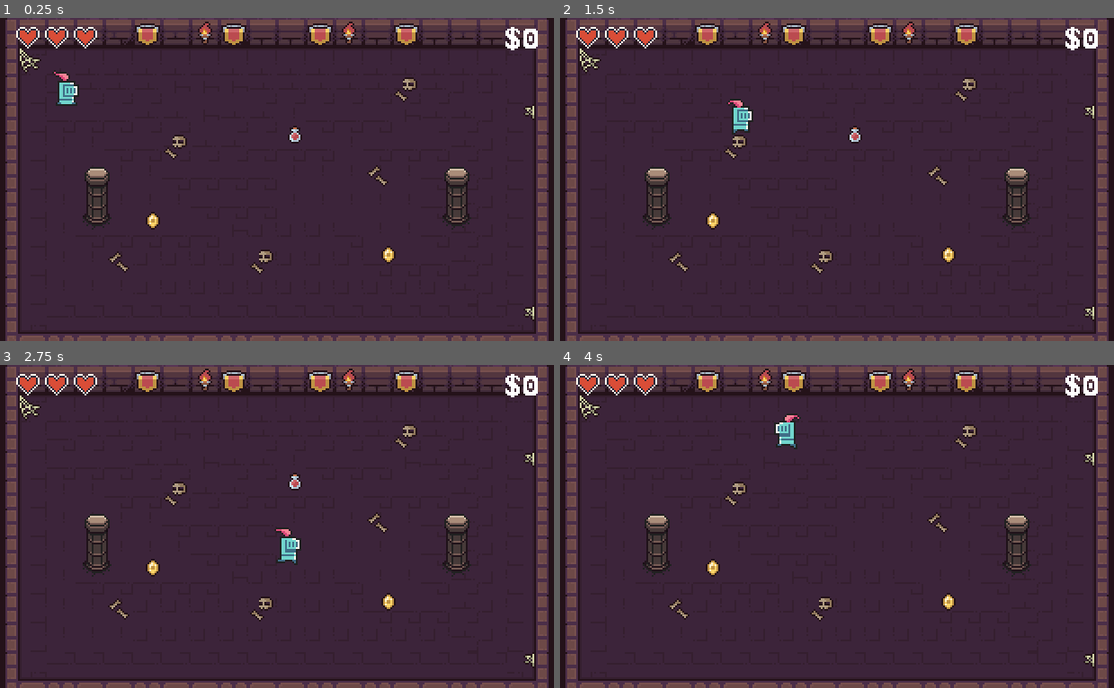
Above: before the commit, frames 1-4 (two rows, left to right).
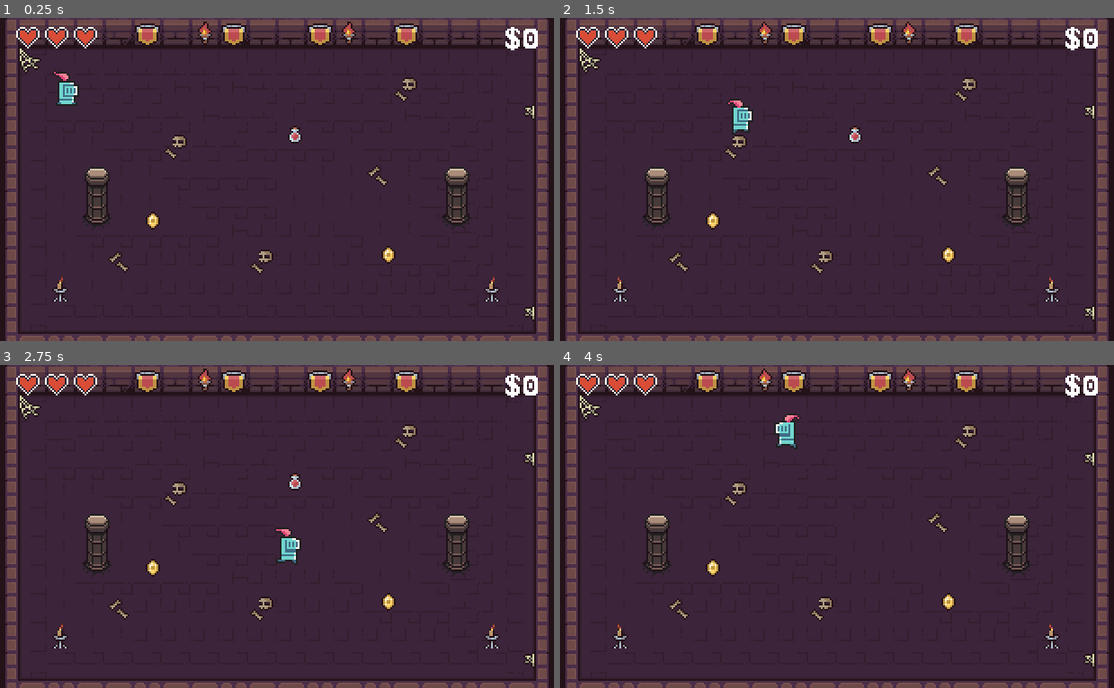
Above: after the commit, the same moments.

Repository: eleniums/dungeon-crawler
Game: Godot game, scene res://levels/sandbox/Sandbox.tscn
Two runs of this game, one before a commit and one after it. Both use one fixed random seed, a clock stepped at 60 frames per second and the inputs below.
Inputs:
- Up to frame 1 (0.25 s): no input
- Up to frame 2 (1.5 s): hold Right (ui_right) 0.53-1.28 s; hold Down (ui_down) from 1.28 s (still down)
- Up to frame 3 (2.75 s): release Down (ui_down) at 2.03 s; hold Right (ui_right) from 2.03 s (still down)
- Up to frame 4 (4 s): release Right (ui_right) at 2.78 s; hold Up (ui_up) 2.78-3.53 s; hold Left (ui_left) from 3.53 s (still down)

The runs differ from the first frame. In frame 1, 0.3% of the frame differs, in the area x 9-91%, y 1-88%; in frame 2, 0.3%; in frame 3, 0.3%; in frame 4, 0.3%.

Commit message:
Add brazier and fix z index again

Diff:
--- /dev/null
+++ b/doodads/brazier/Brazier.tscn
@@ -0,0 +1,41 @@
+[gd_scene load_steps=8 format=2]
+
+[ext_resource path="res://assets/doodads.png" type="Texture" id=1]
+
+[sub_resource type="AtlasTexture" id=1]
+atlas = ExtResource( 1 )
+region = Rect2( 256, 0, 16, 16 )
+
+[sub_resource type="AtlasTexture" id=2]
+atlas = ExtResource( 1 )
+region = Rect2( 272, 0, 16, 16 )
+
+[sub_resource type="AtlasTexture" id=3]
+atlas = ExtResource( 1 )
+region = Rect2( 288, 0, 16, 16 )
+
+[sub_resource type="AtlasTexture" id=4]
+atlas = ExtResource( 1 )
+region = Rect2( 304, 0, 16, 16 )
+
+[sub_resource type="SpriteFrames" id=5]
+animations = [ {
+"frames": [ SubResource( 1 ), SubResource( 2 ), SubResource( 3 ), SubResource( 4 ) ],
+"loop": true,
+"name": "default",
+"speed": 5.0
+} ]
+
+[sub_resource type="RectangleShape2D" id=6]
+extents = Vector2( 4.5, 7 )
+
+[node name="Brazier" type="StaticBody2D"]
+
+[node name="AnimatedSprite" type="AnimatedSprite" parent="."]
+frames = SubResource( 5 )
+frame = 2
+playing = true
+
+[node name="CollisionShape2D" type="CollisionShape2D" parent="."]
+position = Vector2( -0.5, 1 )
+shape = SubResource( 6 )
--- a/doodads/health_potion/HealthPotion.tscn
+++ b/doodads/health_potion/HealthPotion.tscn
@@ -59,6 +59,7 @@
 [node name="AnimatedSprite" type="AnimatedSprite" parent="."]
 frames = SubResource( 5 )
 animation = "small"
+frame = 2
 playing = true
 
 [node name="CollisionShape2D" type="CollisionShape2D" parent="."]
--- a/doodads/pillar/Pillar.tscn
+++ b/doodads/pillar/Pillar.tscn
@@ -45,17 +45,15 @@
 collision_mask = 2
 
 [node name="TopAnimatedSprite" type="AnimatedSprite" parent="."]
-z_index = 1
+z_index = 2
 frames = SubResource( 2 )
 
 [node name="MiddleAnimatedSprite3" type="AnimatedSprite" parent="."]
 position = Vector2( 0, 14 )
-z_index = -2
 frames = SubResource( 6 )
 
 [node name="BottomAnimatedSprite2" type="AnimatedSprite" parent="."]
 position = Vector2( 0, 28 )
-z_index = -2
 frames = SubResource( 8 )
 
 [node name="CollisionShape2D" type="CollisionShape2D" parent="."]
--- /dev/null
+++ b/doodads/torch/Torch.tscn
@@ -0,0 +1,34 @@
+[gd_scene load_steps=7 format=2]
+
+[ext_resource path="res://assets/doodads.png" type="Texture" id=1]
+
+[sub_resource type="AtlasTexture" id=1]
+atlas = ExtResource( 1 )
+region = Rect2( 320, 0, 16, 16 )
+
+[sub_resource type="AtlasTexture" id=2]
+atlas = ExtResource( 1 )
+region = Rect2( 336, 0, 16, 16 )
+
+[sub_resource type="AtlasTexture" id=3]
+atlas = ExtResource( 1 )
+region = Rect2( 352, 0, 16, 16 )
+
+[sub_resource type="AtlasTexture" id=4]
+atlas = ExtResource( 1 )
+region = Rect2( 368, 0, 16, 16 )
+
+[sub_resource type="SpriteFrames" id=5]
+animations = [ {
+"frames": [ SubResource( 1 ), SubResource( 2 ), SubResource( 3 ), SubResource( 4 ) ],
+"loop": true,
+"name": "default",
+"speed": 5.0
+} ]
+
+[node name="Torch" type="Node2D"]
+
+[node name="AnimatedSprite" type="AnimatedSprite" parent="."]
+frames = SubResource( 5 )
+frame = 2
+playing = true
--- a/levels/sandbox/Sandbox.tscn
+++ b/levels/sandbox/Sandbox.tscn
@@ -8,6 +8,8 @@
 [ext_resource path="res://doodads/health/Health.tscn" type="PackedScene" id=6]
 [ext_resource path="res://doodads/health_potion/HealthPotion.tscn" type="PackedScene" id=7]
 [ext_resource path="res://doodads/pillar/Pillar.tscn" type="PackedScene" id=8]
+[ext_resource path="res://doodads/torch/Torch.tscn" type="PackedScene" id=9]
+[ext_resource path="res://doodads/brazier/Brazier.tscn" type="PackedScene" id=10]
 
 [sub_resource type="ConvexPolygonShape2D" id=2]
 points = PoolVector2Array( 16, 16, 0, 16, 0, 0, 16, 0 )
@@ -938,20 +940,6 @@
 4/shape_one_way_margin = 0.0
 4/shapes = [  ]
 4/z_index = 0
-5/name = "Dungeon_Tileset.png 5"
-5/texture = ExtResource( 1 )
-5/tex_offset = Vector2( 0, 0 )
-5/modulate = Color( 1, 1, 1, 1 )
-5/region = Rect2( 0, 144, 16, 16 )
-5/tile_mode = 0
-5/occluder_offset = Vector2( 0, 0 )
-5/navigation_offset = Vector2( 0, 0 )
-5/shape_offset = Vector2( 0, 0 )
-5/shape_transform = Transform2D( 1, 0, 0, 1, 0, 0 )
-5/shape_one_way = false
-5/shape_one_way_margin = 0.0
-5/shapes = [  ]
-5/z_index = 0
 
 [sub_resource type="DynamicFont" id=26]
 font_data = ExtResource( 4 )
@@ -977,20 +965,31 @@
 cell_size = Vector2( 16, 16 )
 cell_custom_transform = Transform2D( 16, 0, 0, 16, 0, 0 )
 format = 1
-tile_data = PoolIntArray( 5, 3, 0, 7, 5, 0, 8, 3, 0, 11, 3, 0, 12, 5, 0, 14, 3, 0, 65537, 0, 0, 131086, 2, 0, 196626, 1, 0, 262150, 2, 0, 327693, 4, 0, 524292, 4, 0, 524297, 2, 0, 655378, 1, 0 )
+tile_data = PoolIntArray( 5, 3, 0, 8, 3, 0, 11, 3, 0, 14, 3, 0, 65537, 0, 0, 131086, 2, 0, 196626, 1, 0, 262150, 2, 0, 327693, 4, 0, 524292, 4, 0, 524297, 2, 0, 655378, 1, 0 )
 
 [node name="PlayerKnight" parent="." instance=ExtResource( 2 )]
 position = Vector2( 43, 33 )
 z_index = 1
 
-[node name="Obstacles" type="Node2D" parent="."]
-z_index = 2
-
-[node name="Pillar" parent="Obstacles" instance=ExtResource( 8 )]
+[node name="Doodads" type="Node2D" parent="."]
+
+[node name="Pillar" parent="Doodads" instance=ExtResource( 8 )]
 position = Vector2( 60, 90 )
 
-[node name="Pillar2" parent="Obstacles" instance=ExtResource( 8 )]
+[node name="Pillar2" parent="Doodads" instance=ExtResource( 8 )]
 position = Vector2( 260, 90 )
+
+[node name="Torch" parent="Doodads" instance=ExtResource( 9 )]
+position = Vector2( 200, 8 )
+
+[node name="Torch2" parent="Doodads" instance=ExtResource( 9 )]
+position = Vector2( 120, 8 )
+
+[node name="Brazier" parent="Doodads" instance=ExtResource( 10 )]
+position = Vector2( 40, 150 )
+
+[node name="Brazier2" parent="Doodads" instance=ExtResource( 10 )]
+position = Vector2( 280, 150 )
 
 [node name="Items" type="Node2D" parent="."]
 
Not shown: 1 places in levels/sandbox/Sandbox.tscn that only renumber resources
